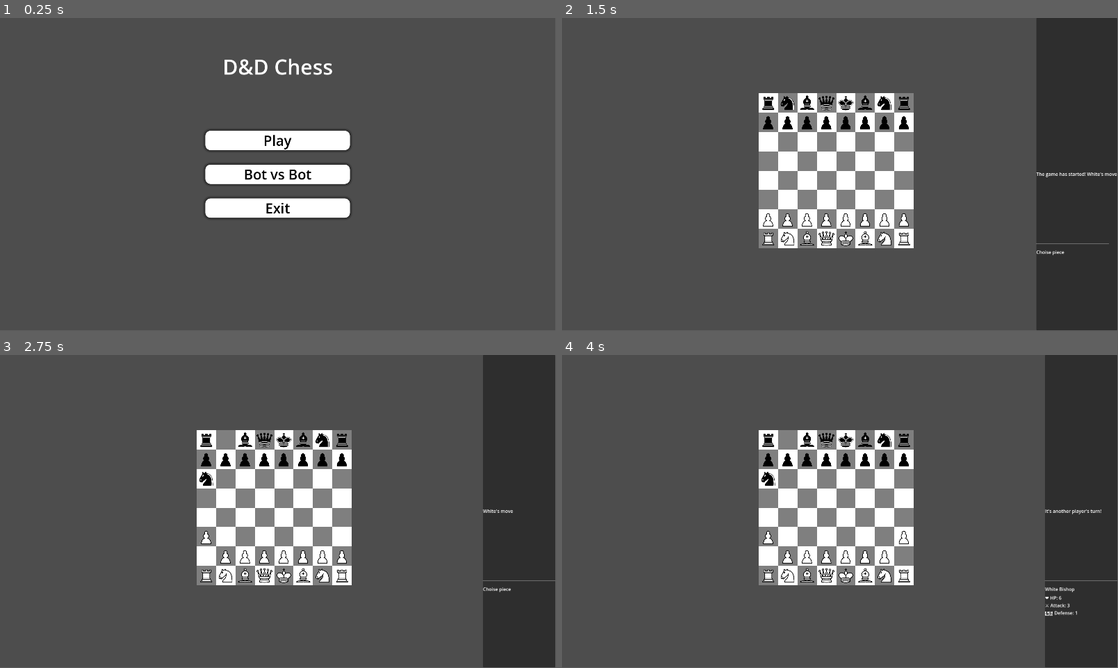
Above: before the commit, frames 1-4 (two rows, left to right).
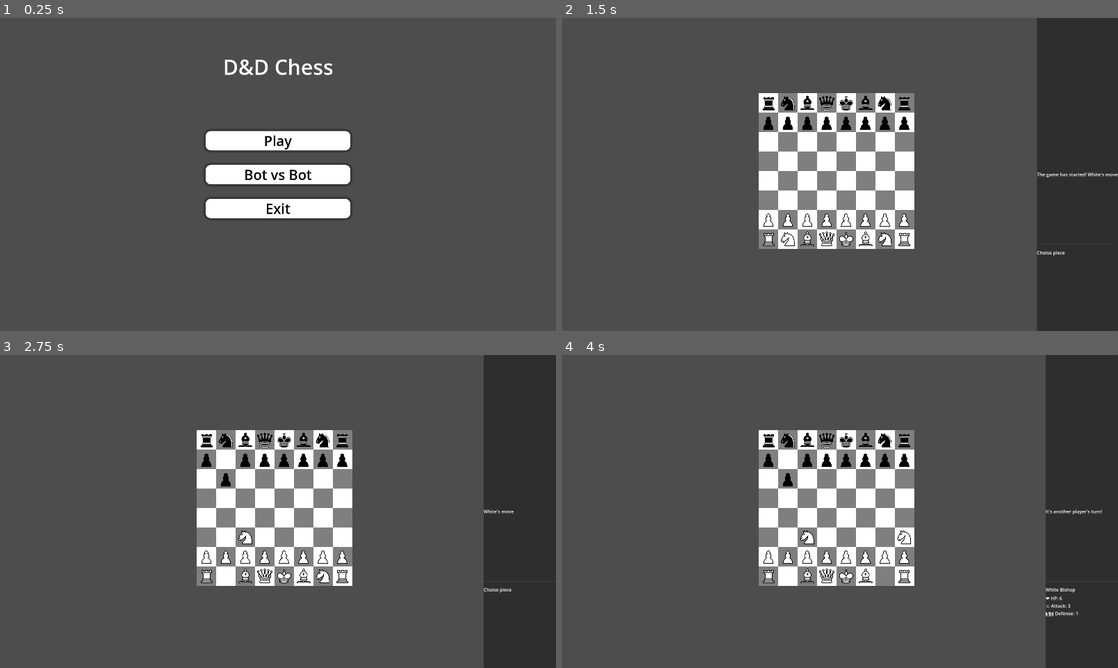
Above: after the commit, the same moments.

Repository: MrAlexander7/chess-with-hp
Game: Godot game, scene res://scene/main_menu.tscn
The game is run twice, just before and just after one commit, with the same random seed, the same clock (stepped at 60 frames per second) and the same inputs.
Inputs (mouse positions are in pixels of both pictures, inside the frame that each line leads up to):
- Up to frame 1 (0.25 s): no input
- Up to frame 2 (1.5 s): click "Bot vs Bot" at 0.5 s; tap Enter at 1.25 s; move the mouse to (962, 158) at 1.27 s; click (962, 158) at 1.42 s
- Up to frame 3 (2.75 s): tap Space at 2 s; move the mouse to (166, 527) at 2.02 s; click (166, 527) at 2.17 s
- Up to frame 4 (4 s): move the mouse to (895, 442) at 2.77 s; click (895, 442) at 2.92 s; tap Enter at 3.5 s; move the mouse to (812, 574) at 3.52 s; click (812, 574) at 3.67 s
In our replay, the window is 799x449 before the commit and 800x450 after it. These sizes can differ from the game's own. Grey fills any space a smaller window leaves; there, only what the larger window draws over its background counts as a difference.

The runs differ from the first frame. In frame 1, 0.7% of the frame differs, in the area x 36-63%, y 12-64%; in frame 2, 1.8%; in frame 3, 2.2%; in frame 4, 2.4%, in the area x 35-100%, y 0-100%.

Commit message:
write\fix func in main.gd
Add HightLight_Attack, fix func is_move_safe
Upgrade bot and fix resolution

Diff:
--- a/project.godot
+++ b/project.godot
@@ -24,7 +24,8 @@
 
 window/size/viewport_width=1920
 window/size/viewport_height=1080
-window/size/mode=3
+window/size/mode=4
+window/stretch/mode="viewport"
 
 [dotnet]
 
@@ -34,3 +35,4 @@
 
 renderer/rendering_method="gl_compatibility"
 renderer/rendering_method.mobile="gl_compatibility"
+textures/vram_compression/import_etc2_astc=true
--- a/scripts/main.gd
+++ b/scripts/main.gd
@@ -1,9 +1,18 @@
 extends Node2D
 var pieces=[]
 var move_history = []
+const PIECE_VALUES = {
+	0: 100,
+	1: 9,
+	2: 3,
+	3: 3,
+	4: 5,
+	5: 1
+}
 var current_turn = 0
 var white_is_bot = false
 var black_is_bot = false
+var last_attacked_piece = null
 
 var activePiece=null
 var b = false
@@ -180,6 +189,7 @@
 					var target_piece = get_piece_at(cellCoord.x, cellCoord.y)
 					var turn_ended = false
 					if target_piece != null and target_piece.color != activePiece.color:
+						highlight_attack(target_piece)
 						if target_piece.moved and target_piece.defense > 0:
 							debugLog.text = "Атака по броні"
 							target_piece.take_attack(activePiece.attack, "ARMOR")
@@ -358,14 +368,31 @@
 	var old_h = piece.horzid
 	var target_piece = get_piece_at(target_v, target_h)
 
-	#Зробимо віртуальний хід
-	piece.vertid = target_v
-	piece.horzid = target_h
-
-	#У разі наявності фігури там тимчасово ховаєм
-	if target_piece:
-		target_piece.vertid = -100
-		target_piece.horzid = -100
+	var move_is_effective = true
+
+	if target_piece != null:
+		var will_die = false
+		var will_pushed = false
+
+		if target_piece.moved and target_piece.defense >= 0:
+			if piece.attack >= target_piece.current_hp:
+				will_die = true
+		else:
+			if piece.attack >= target_piece.current_hp:
+				will_die = true
+
+		if not will_die and not will_pushed:
+			move_is_effective = false
+	if move_is_effective:
+		#Зробимо віртуальний хід
+		piece.vertid = target_v
+		piece.horzid = target_h
+		#У разі наявності фігури там тимчасово ховаєм
+		if target_piece:
+			target_piece.vertid = -100
+			target_piece.horzid = -100
+	else:
+		pass
 
 	#Пошук кординат нашого короля
 	var king_coords = find_king_coords(piece.color)
@@ -409,6 +436,16 @@
 	for p in pieces:
 		if p.type == 0 and p.color == k_color:
 			p.get_node("Sprite2D").modulate = color_modulate
+
+func highlight_attack(target_p):
+	if last_attacked_piece != null and is_instance_valid(last_attacked_piece):
+		last_attacked_piece.get_node("Sprite2D").modulate = Color.WHITE
+
+	if target_p != null and is_instance_valid(target_p):
+		target_p.get_node("Sprite2D").modulate = Color(1, 0.5, 0.5)
+		last_attacked_piece = target_p
+	else:
+		last_attacked_piece = null
 
 func reset_kings_color():
 	highlight_king(0, Color.WHITE)
@@ -489,6 +526,68 @@
 	restart_game(0.5)
 	pass # Replace with function body.
 
+func get_move_score(attacker, target_v, target_h):
+	var score = 0
+	var target = get_piece_at(target_v, target_h)
+
+	score += analyze_move_for_mate_or_check(attacker, target_v, target_h)
+
+	if target == null:
+		return randi() % 5
+
+	var target_value = PIECE_VALUES.get(target.type, 1)
+	if target.moved and target.defense > 0:
+		var push_v = target.prev_vertid
+		var push_h = target.prev_horzid
+		var obstruction = get_piece_at(push_v, push_h)
+		if obstruction == null:
+			score += 10
+		else:
+			score += 50
+	else:
+		var estimated_dmg = attacker.attack
+
+		if target.hp - estimated_dmg <= 0:
+			score =+ 100 + (target_value * 20)
+		else:
+			score += 20 + estimated_dmg
+	return score
+
+func analyze_move_for_mate_or_check(attacker, target_v, target_h):
+	var bonus_score = 0
+	var enemy_color = 0
+	if attacker.color == 0:
+		enemy_color = 1
+	else:
+		enemy_color = 0
+
+	var old_v = attacker.vertid
+	var old_h = attacker.horzid
+	var target_piece = get_piece_at(target_v, target_h)
+
+	attacker.vertid = target_v
+	attacker.horzid = target_h
+
+	if target_piece:
+		target_piece.vertid = -100
+		target_piece.horzid = -100
+
+	var king_pos = find_king_coords(enemy_color)
+	var is_check = is_square_under_attack(king_pos.x, king_pos.y, attacker.color)
+
+	if is_check:
+		if !has_any_valid_moves(enemy_color):
+			bonus_score = 1000
+			debugLog.text = "MAT"
+		else:
+			bonus_score = 500
+	attacker.vertid = old_v
+	attacker.horzid = old_h
+	if target_piece:
+		target_piece.vertid = target_v
+		target_piece.horzid = target_h
+
+	return bonus_score
 
 func _on_ai_move_pressed() -> void:
 	var posible_move = [];
@@ -499,23 +598,30 @@
 				for h in range(8):
 					if p.canMove2Cell(v,h):
 						if is_move_safe(p,v,h):
-							posible_move.append({"p": p, "v": v, "h": h})
+							var score = get_move_score(p, v, h)
+							posible_move.append({"p": p, "v": v, "h": h, "score": score})
 	debugLog.text = str(len(posible_move))
 	#print(posible_move)
 	if len(posible_move) == 0:
+		update_game_status_ui("MAT or PAT. The bot cannot walk.")
 		return
 
-	var move = posible_move.pick_random()
-	var attacker = move.p
-	var target_v = move.v
-	var target_h = move.h
+	posible_move.sort_custom(
+		func(a,b):
+			return a["score"] > b["score"]
+	)
+	var best_move = posible_move[0]
+	var attacker = best_move.p
+	var target_v = best_move.v
+	var target_h = best_move.h
 
 	var start_v = attacker.vertid
 	var start_h = attacker.horzid
 
-	var target_piece = get_piece_at(move.v, move.h)
+	var target_piece = get_piece_at(target_v, target_h)
 	var move_successful = true
 	if target_piece != null:
+		highlight_attack(target_piece)
 		if target_piece.moved and target_piece.defense > 0:
 			debugLog.text = "Бот б'є по броні"
 			target_piece.take_attack(attacker.attack, "ARMOR")
Not shown, added: export_presets.cfg
Not shown, changed: .gitignore
